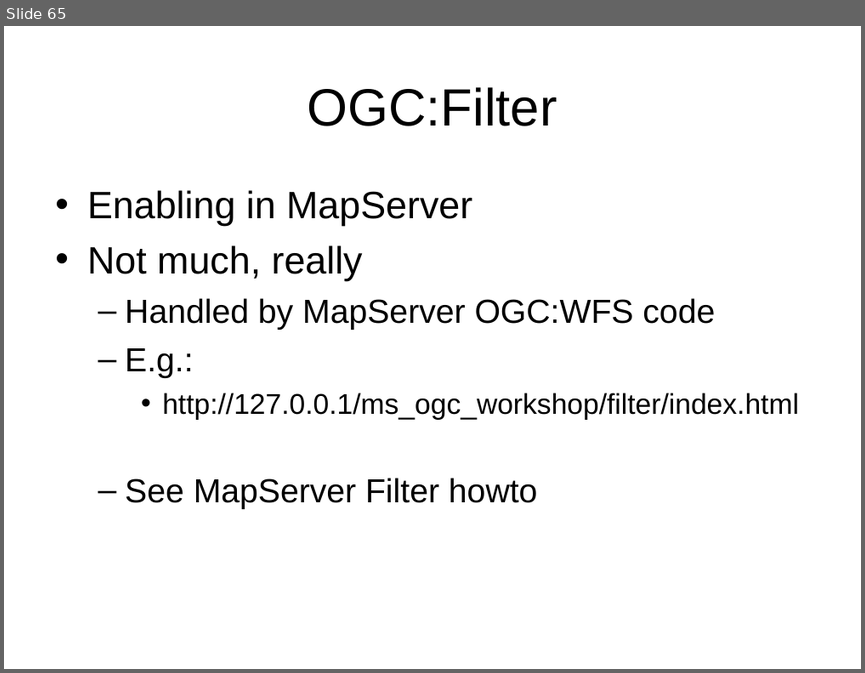
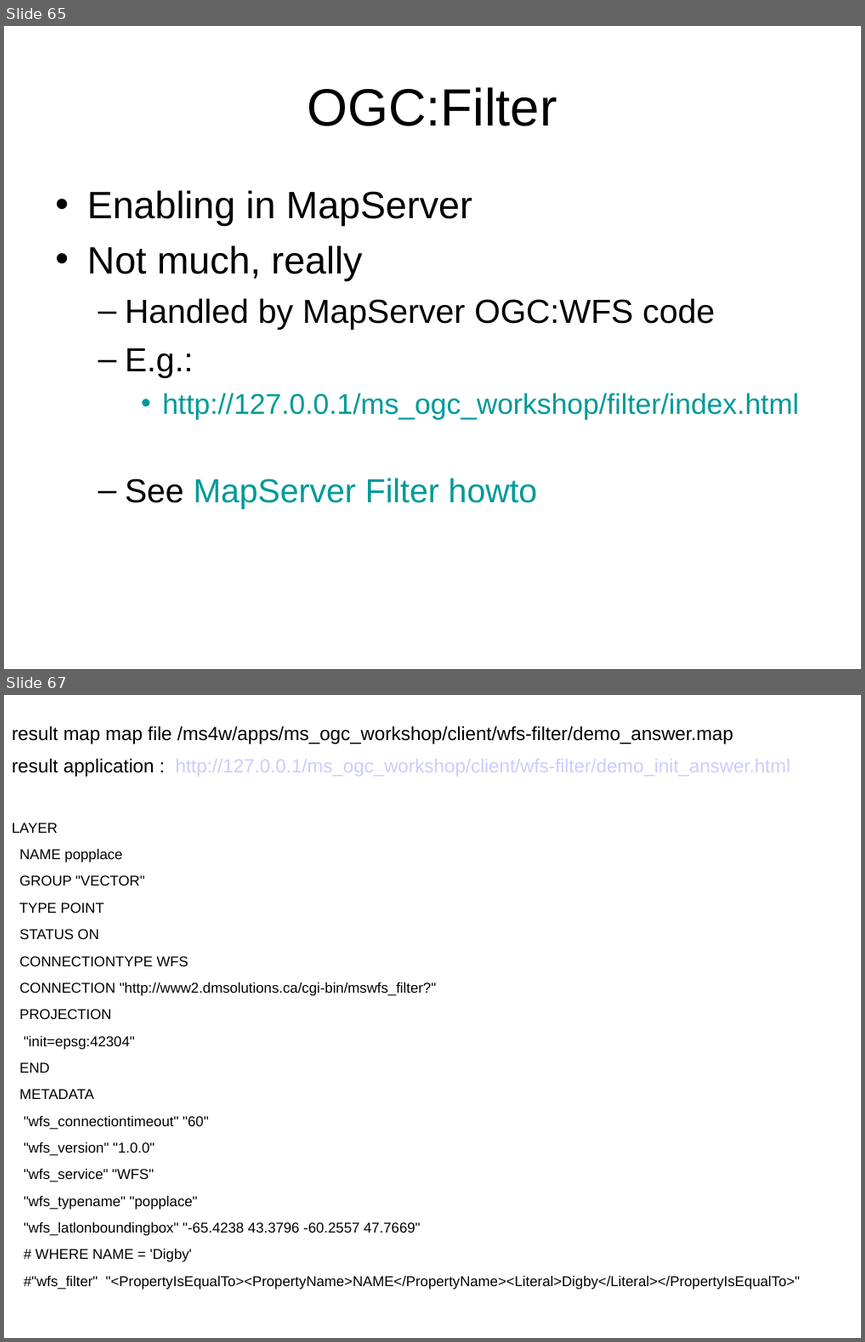
Before and after one commit to MapServer/ms-ogc-workshop, a slide deck: doc/ms_ogc_workshop.ppt. Shown one above the other, each under a label of ours: slide 65 before the commit, slides 65 and 67 after it; the slides between them are not shown. The pictures are 865x673 and 865x1342 pixels, drawn with LibreOffice and Linux fonts; fonts in the diff are those of the drawing. Boxes give left, top, right and bottom in pixels: in the first picture for what was removed or moved away, otherwise in the second. Text is boxed around its words. In the diff, an @@ line names an element or a change of style, - is before the commit and + after.

Commit message:
Update excersise for wfs-filter.

```diff
--- a/doc/ms_ogc_workshop.ppt
+++ b/doc/ms_ogc_workshop.ppt
@@ slide 67 added at (4, 695, 861, 1338), background #FFFFFF @@
@@ text added at (12, 726, 800, 1289), 12 pt, text #000000 @@
+result map map file /ms4w/apps/ms_ogc_workshop/client/wfs-filter/demo_answer.map
+result application : http://127.0.0.1/ms_ogc_workshop/client/wfs-filter/demo_init_answer.html
+LAYER
+NAME popplace
+GROUP "VECTOR"
+TYPE POINT
+STATUS ON
+CONNECTIONTYPE WFS
+CONNECTION "http://www2.dmsolutions.ca/cgi-bin/mswfs_filter?"
+PROJECTION
+"init=epsg:42304"
+END
+METADATA
+"wfs_connectiontimeout" "60"
+"wfs_version" "1.0.0"
+"wfs_service" "WFS"
+"wfs_typename" "popplace"
+"wfs_latlonboundingbox" "-65.4238 43.3796 -60.2557 47.7669"
+# WHERE NAME = 'Digby'
+#"wfs_filter" "<PropertyIsEqualTo><PropertyName>NAME</PropertyName><Literal>Digby</Literal></PropertyIsEqualTo>"
@@ slide 65 changed as well @@
@@ text at (87, 190, 799, 509): text colour #000000 to #009999 in "http://127.0.0.1/ms_ogc_workshop/filter/index.html", "MapServer Filter howto"; indent changed; bullet colour #000000 to #009999 @@
```
Also in this commit, not shown: 82 other slides changed, 2 other slides added.
